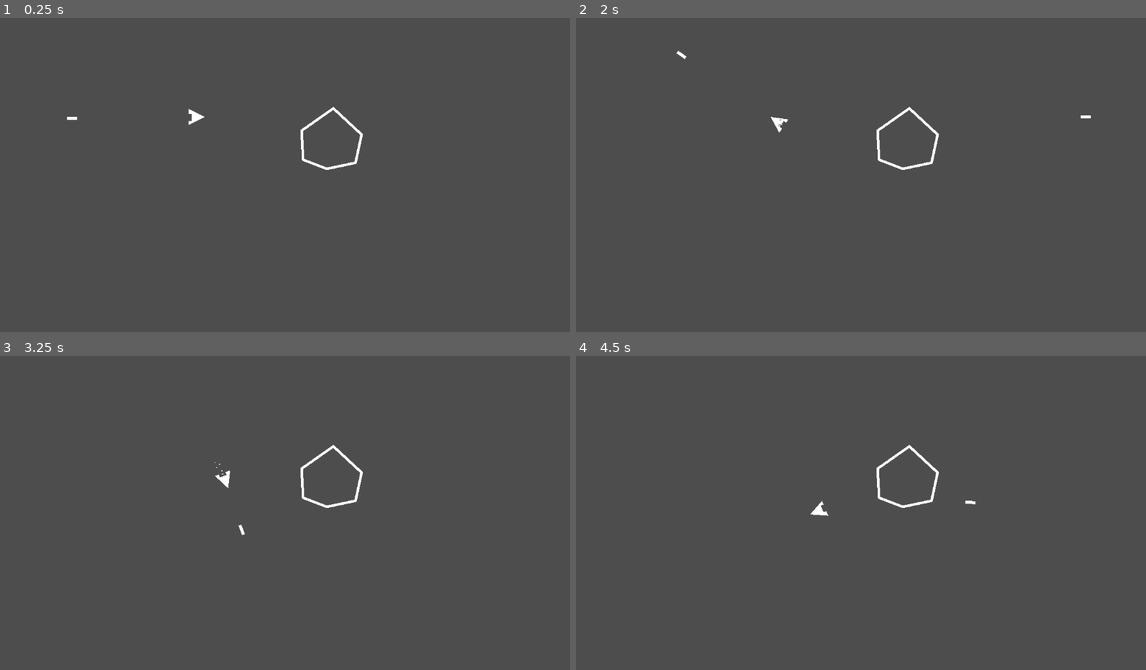
Above: before the commit, frames 1-4 (two rows, left to right).
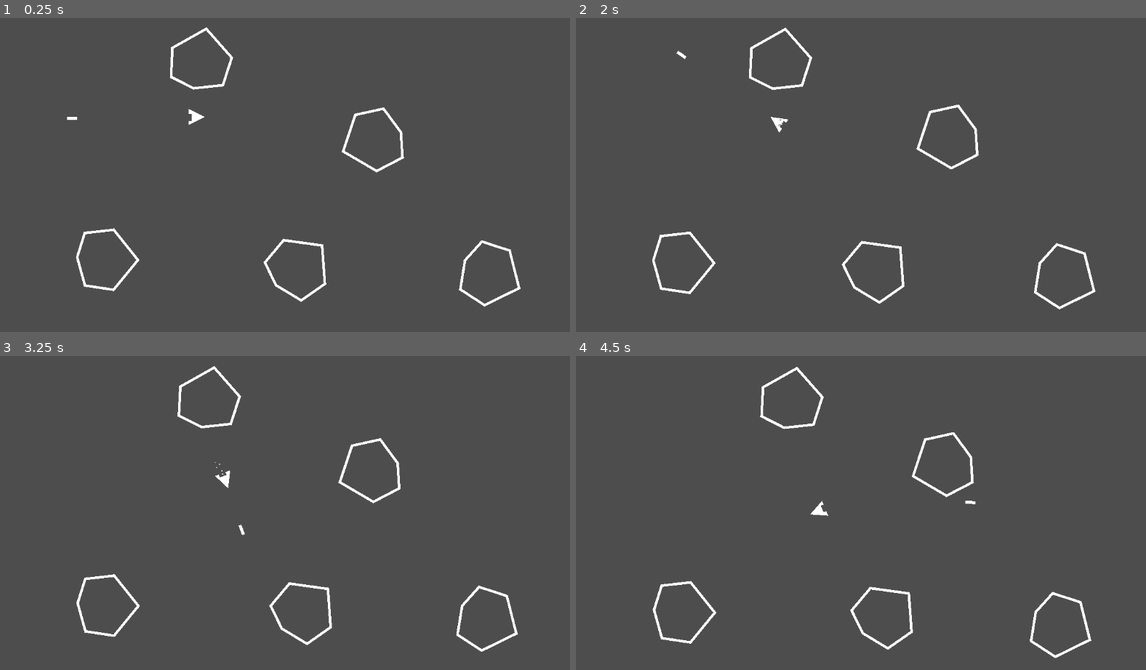
Above: after the commit, the same moments.

Repository: SerJolion/Asteroids
Game: Godot game, scene res://Scenes/main_scene.tscn
The game is run twice, just before and just after one commit, with the same random seed, the same clock (stepped at 60 frames per second) and the same inputs. The project has no main scene, so this scene is started directly.
Inputs:
- Up to frame 1 (0.25 s): no input
- Up to frame 2 (2 s): tap Enter (ui_accept) at 0.5, 0.77, 1.52 s; hold Right (ui_right) 0.53-1.28 s; hold Down (ui_down) from 1.28 s (still down)
- Up to frame 3 (3.25 s): release Down (ui_down) at 2.03 s; hold Right (ui_right) 2.03-2.78 s; hold Up (ui_up) from 2.78 s (still down); tap Enter (ui_accept) at 3.02 s
- Up to frame 4 (4.5 s): release Up (ui_up) at 3.53 s; hold Left (ui_left) from 3.53 s (still down); tap Enter (ui_accept) at 3.77 s

The runs differ from the first frame. In frame 1, 1.9% of the frame differs, in the area x 13-92%, y 3-93%; in frame 2, 1.9%; in frame 3, 1.9%; in frame 4, 1.9%.

Commit message:
Добавил астероид
Добавил объект астероида. Написал основные функции для него: случайное направление полета при создании, здоровье, функционал уничтожения.

Diff:
--- a/Objects/Asteroid.tscn
+++ b/Objects/Asteroid.tscn
@@ -1,7 +1,10 @@
-[gd_scene format=3 uid="uid://dl81odprhwp4t"]
+[gd_scene load_steps=2 format=3 uid="uid://dl81odprhwp4t"]
+
+[ext_resource type="Script" path="res://Scripts/AsteroidLogic.gd" id="1_a6su0"]
 
 [node name="Asteroid" type="RigidBody2D"]
 gravity_scale = 0.0
+script = ExtResource("1_a6su0")
 
 [node name="Colider" type="Line2D" parent="."]
 points = PackedVector2Array(-38, -35, 26, -80, 82, -28, 70, 28, 13, 40, -34, 22, -37, -37)
--- a/Scenes/main_scene.tscn
+++ b/Scenes/main_scene.tscn
@@ -14,4 +14,16 @@
 position = Vector2(46, 224)
 
 [node name="Asteroid" parent="." instance=ExtResource("3_o5hw2")]
-position = Vector2(638, 284)
+position = Vector2(767, 280)
+
+[node name="Asteroid2" parent="." instance=ExtResource("3_o5hw2")]
+position = Vector2(378, 123)
+
+[node name="Asteroid3" parent="." instance=ExtResource("3_o5hw2")]
+position = Vector2(195, 484)
+
+[node name="Asteroid4" parent="." instance=ExtResource("3_o5hw2")]
+position = Vector2(568, 517)
+
+[node name="Asteroid5" parent="." instance=ExtResource("3_o5hw2")]
+position = Vector2(967, 508)
--- /dev/null
+++ b/Scripts/AsteroidLogic.gd
@@ -0,0 +1,19 @@
+extends RigidBody2D
+
+@export var Speed:float = 200
+@export var Health:float = 100.0: set=SetHealth
+
+# Called when the node enters the scene tree for the first time.
+func _ready():
+	rotation = randf_range(0,360)
+
+func _physics_process(delta):
+	apply_central_force(transform.x.normalized()*Speed*delta)
+
+func SetHealth(value:float)->void:
+	Health = value
+	if value <= 0:
+		Destroy()
+
+func Destroy():
+	queue_free()
